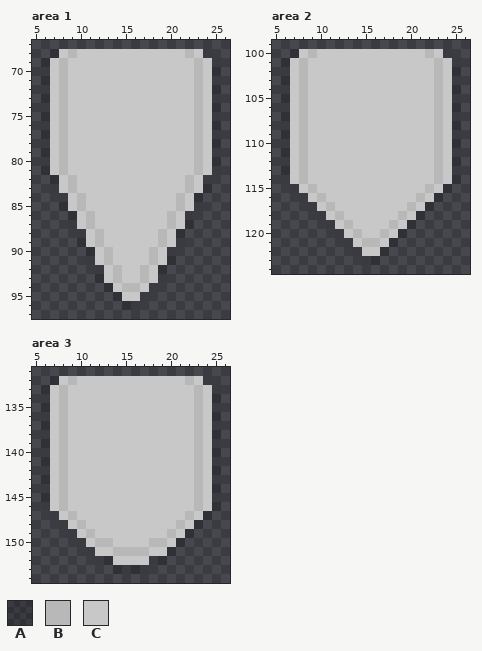
Two states of a pixel-art file, Assets/Graphics/Modular Cards DEMO/Modified Sprites/Icon_Boxes.aseprite. The picture above was drawn from the file before the commit.
32x162 pixels, 1 frame. Colours within 5 levels of each other are drawn and written as one. Shown: area 1: x 5..26, y 67..97; area 2: x 5..26, y 99..124; area 3: x 5..26, y 131..154. The commit also changed other parts of the picture, which this record leaves out.
Palette (. is transparent): A #0000002f  B #b8b8b8  C #c8c8c8
Pixels before, area 1, first column x 6:
68 .ACBCCCCCCCCCCCCBCA.
69 ACBCCCCCCCCCCCCCCBCA
70 ACBCCCCCCCCCCCCCCBCA
71 ACBCCCCCCCCCCCCCCBCA
72 ACBCCCCCCCCCCCCCCBCA
73 ACBCCCCCCCCCCCCCCBCA
74 ACBCCCCCCCCCCCCCCBCA
75 ACBCCCCCCCCCCCCCCBCA
76 ACBCCCCCCCCCCCCCCBCA
77 ACBCCCCCCCCCCCCCCBCA
78 ACBCCCCCCCCCCCCCCBCA
79 ACBCCCCCCCCCCCCCCBCA
80 ACBCCCCCCCCCCCCCCBCA
81 ACBCCCCCCCCCCCCCCBCA
82 .ACBCCCCCCCCCCCCBCA.
83 .ACBCCCCCCCCCCCCBCA.
84 ..ACBCCCCCCCCCCBCA..
85 ..ACBCCCCCCCCCCBCA..
86 ...ACBCCCCCCCCBCA...
87 ...ACBCCCCCCCCBCA...
88 ....ACBCCCCCCBCA....
89 ....ACBCCCCCCBCA....
90 .....ACBCCCCBCA.....
91 .....ACBCCCCBCA.....
92 ......ACBCCBCA......
93 ......ACBCCBCA......
94 .......ACBBCA.......
95 ........ACCA........
96 .........AA.........
Pixels before, area 2, first column x 6:
100 .ACBCCCCCCCCCCCCBCA.
101 ACBCCCCCCCCCCCCCCBCA
102 ACBCCCCCCCCCCCCCCBCA
103 ACBCCCCCCCCCCCCCCBCA
104 ACBCCCCCCCCCCCCCCBCA
105 ACBCCCCCCCCCCCCCCBCA
106 ACBCCCCCCCCCCCCCCBCA
107 ACBCCCCCCCCCCCCCCBCA
108 ACBCCCCCCCCCCCCCCBCA
109 ACBCCCCCCCCCCCCCCBCA
110 ACBCCCCCCCCCCCCCCBCA
111 ACBCCCCCCCCCCCCCCBCA
112 ACBCCCCCCCCCCCCCCBCA
113 ACBCCCCCCCCCCCCCCBCA
114 ACBCCCCCCCCCCCCCCBCA
115 .ACBCCCCCCCCCCCCBCA.
116 ..ACBCCCCCCCCCCBCA..
117 ...ACBCCCCCCCCBCA...
118 ....ACBCCCCCCBCA....
119 .....ACBCCCCBCA.....
120 ......ACBCCBCA......
121 .......ACBBCA.......
122 ........ACCA........
123 .........AA.........
Pixels before, area 3, first column x 6:
132 .ACBCCCCCCCCCCCCBCA.
133 ACBCCCCCCCCCCCCCCBCA
134 ACBCCCCCCCCCCCCCCBCA
135 ACBCCCCCCCCCCCCCCBCA
136 ACBCCCCCCCCCCCCCCBCA
137 ACBCCCCCCCCCCCCCCBCA
138 ACBCCCCCCCCCCCCCCBCA
139 ACBCCCCCCCCCCCCCCBCA
140 ACBCCCCCCCCCCCCCCBCA
141 ACBCCCCCCCCCCCCCCBCA
142 ACBCCCCCCCCCCCCCCBCA
143 ACBCCCCCCCCCCCCCCBCA
144 ACBCCCCCCCCCCCCCCBCA
145 ACBCCCCCCCCCCCCCCBCA
146 ACBCCCCCCCCCCCCCCBCA
147 .ACBCCCCCCCCCCCCBCA.
148 ..ACBCCCCCCCCCCBCA..
149 ...ACBCCCCCCCCBCA...
150 ....ACBBCCCCBBCA....
151 .....ACCBBBBCCA.....
152 ......AACCCCAA......
153 ........AAAA........
The same view after the edit:
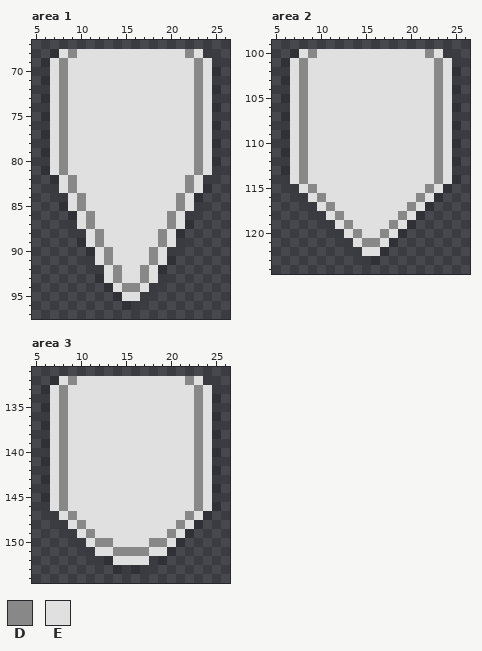
Colours new in this view: D #888888  E #e0e0e0
Edits made:
Changed rows in their new state; - is an unchanged pixel.
Area 1:
first column x 7:
68 -EDEEEEEEEEEEEEDE-
69 EDEEEEEEEEEEEEEEDE
70 EDEEEEEEEEEEEEEEDE
71 EDEEEEEEEEEEEEEEDE
72 EDEEEEEEEEEEEEEEDE
73 EDEEEEEEEEEEEEEEDE
74 EDEEEEEEEEEEEEEEDE
75 EDEEEEEEEEEEEEEEDE
76 EDEEEEEEEEEEEEEEDE
77 EDEEEEEEEEEEEEEEDE
78 EDEEEEEEEEEEEEEEDE
79 EDEEEEEEEEEEEEEEDE
80 EDEEEEEEEEEEEEEEDE
81 EDEEEEEEEEEEEEEEDE
82 -EDEEEEEEEEEEEEDE-
83 -EDEEEEEEEEEEEEDE-
84 --EDEEEEEEEEEEDE--
85 --EDEEEEEEEEEEDE--
86 ---EDEEEEEEEEDE---
87 ---EDEEEEEEEEDE---
88 ----EDEEEEEEDE----
89 ----EDEEEEEEDE----
90 -----EDEEEEDE-----
91 -----EDEEEEDE-----
92 ------EDEEDE------
93 ------EDEEDE------
94 -------EDDE-------
95 --------EE--------
Area 2:
first column x 7:
100 -EDEEEEEEEEEEEEDE-
101 EDEEEEEEEEEEEEEEDE
102 EDEEEEEEEEEEEEEEDE
103 EDEEEEEEEEEEEEEEDE
104 EDEEEEEEEEEEEEEEDE
105 EDEEEEEEEEEEEEEEDE
106 EDEEEEEEEEEEEEEEDE
107 EDEEEEEEEEEEEEEEDE
108 EDEEEEEEEEEEEEEEDE
109 EDEEEEEEEEEEEEEEDE
110 EDEEEEEEEEEEEEEEDE
111 EDEEEEEEEEEEEEEEDE
112 EDEEEEEEEEEEEEEEDE
113 EDEEEEEEEEEEEEEEDE
114 EDEEEEEEEEEEEEEEDE
115 -EDEEEEEEEEEEEEDE-
116 --EDEEEEEEEEEEDE--
117 ---EDEEEEEEEEDE---
118 ----EDEEEEEEDE----
119 -----EDEEEEDE-----
120 ------EDEEDE------
121 -------EDDE-------
122 --------EE--------
Area 3:
first column x 7:
132 -EDEEEEEEEEEEEEDE-
133 EDEEEEEEEEEEEEEEDE
134 EDEEEEEEEEEEEEEEDE
135 EDEEEEEEEEEEEEEEDE
136 EDEEEEEEEEEEEEEEDE
137 EDEEEEEEEEEEEEEEDE
138 EDEEEEEEEEEEEEEEDE
139 EDEEEEEEEEEEEEEEDE
140 EDEEEEEEEEEEEEEEDE
141 EDEEEEEEEEEEEEEEDE
142 EDEEEEEEEEEEEEEEDE
143 EDEEEEEEEEEEEEEEDE
144 EDEEEEEEEEEEEEEEDE
145 EDEEEEEEEEEEEEEEDE
146 EDEEEEEEEEEEEEEEDE
147 -EDEEEEEEEEEEEEDE-
148 --EDEEEEEEEEEEDE--
149 ---EDEEEEEEEEDE---
150 ----EDDEEEEDDE----
151 -----EEDDDDEE-----
152 -------EEEE-------
Where, in picture pixels (left, top, right, bottom), the same in both pictures:
changed: (50, 49, 212, 301)
changed: (290, 49, 452, 256)
changed: (50, 376, 212, 565)
